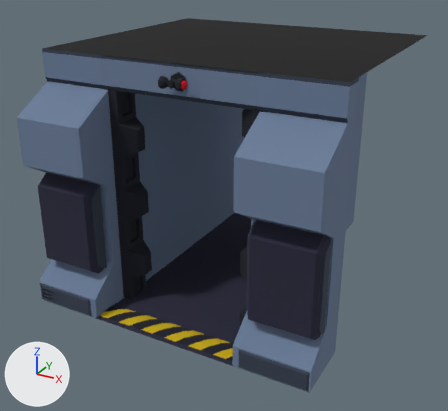
The FBX model Assets/Art/Asset/Map/Wall/WallDoor.fbx, before and after one commit.
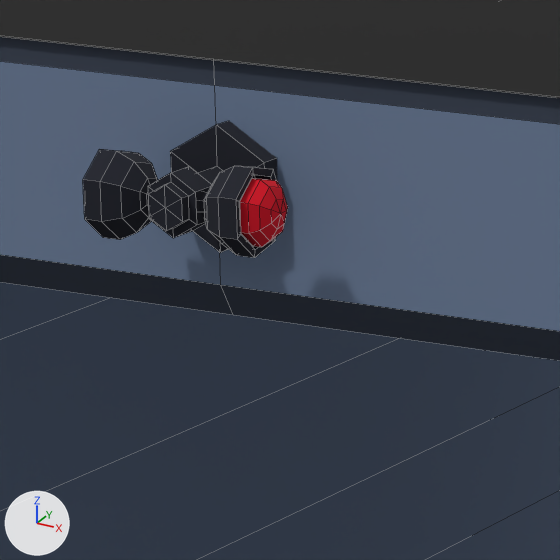
There are two pictures of each version: one whole from a 50 mm camera at (5.82, -5.29, 4.7) aimed at (1.86, 1.92, 1.09), one close up on the part from 33% to 51% of the width and 13% to 33% of the height. Arrows for +X, +Y and +Z are at lower left; the lights stay in place. The last two pictures show the newer version. The close-ups show mesh edges as thin lines.

The first close-up shows 'WallDoor'.
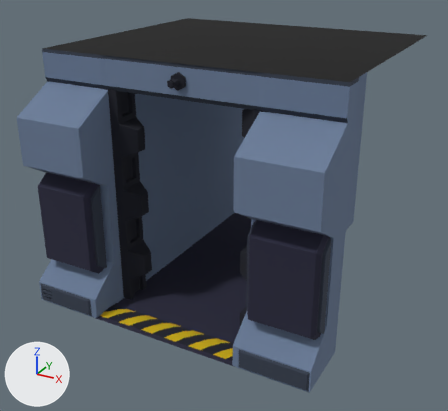
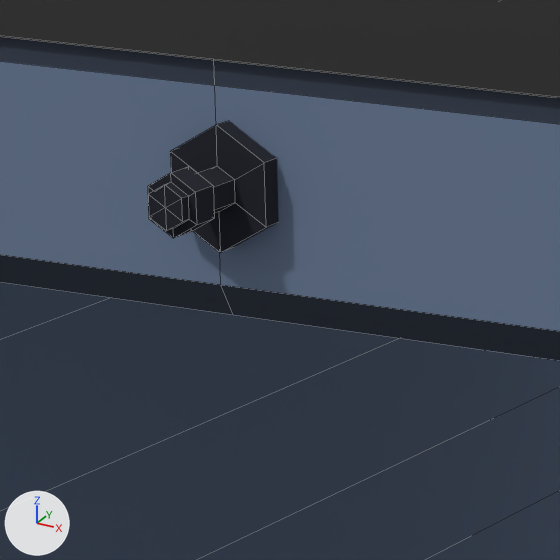
The edits, one by one:
me_cube_051 is used by ob_walldoor; location (0.0, 0.0, 0.0).
me_cube_051 had 710 vertices, 667 faces and spanned x 0.0..4.0, y -0.02..4.56, z -0.12..3.37.
me_cube_051 now has 504 vertices, 423 faces and spans x 0.0..4.0, y -0.02..4.56, z -0.12..3.37.
me_cube_051 part 1: the loose piece of 72 vertices spanning x 2.06..2.17, y 0.36..0.5, z 3.1..3.24 is deleted.
me_cube_051 part 2: the loose piece of 72 vertices spanning x 1.88..1.99, y 0.36..0.5, z 3.1..3.24 is deleted.
me_cube_051 part 3: the loose piece of 29 vertices spanning x 2.16..2.21, y 0.38..0.48, z 3.12..3.22 is deleted.
Other edits to the shape of me_cube_051 do not show in these pictures.

Changed parts and their boxes [x1, y1, x2, y2] in the close-ups (560 x 560 px):
part 1 of me_cube_051, deleted
    before: [200, 166, 277, 258]
part 2 of me_cube_051, deleted
    before: [83, 149, 157, 240]
part 3 of me_cube_051, deleted (red)
    before: [240, 179, 288, 247]
